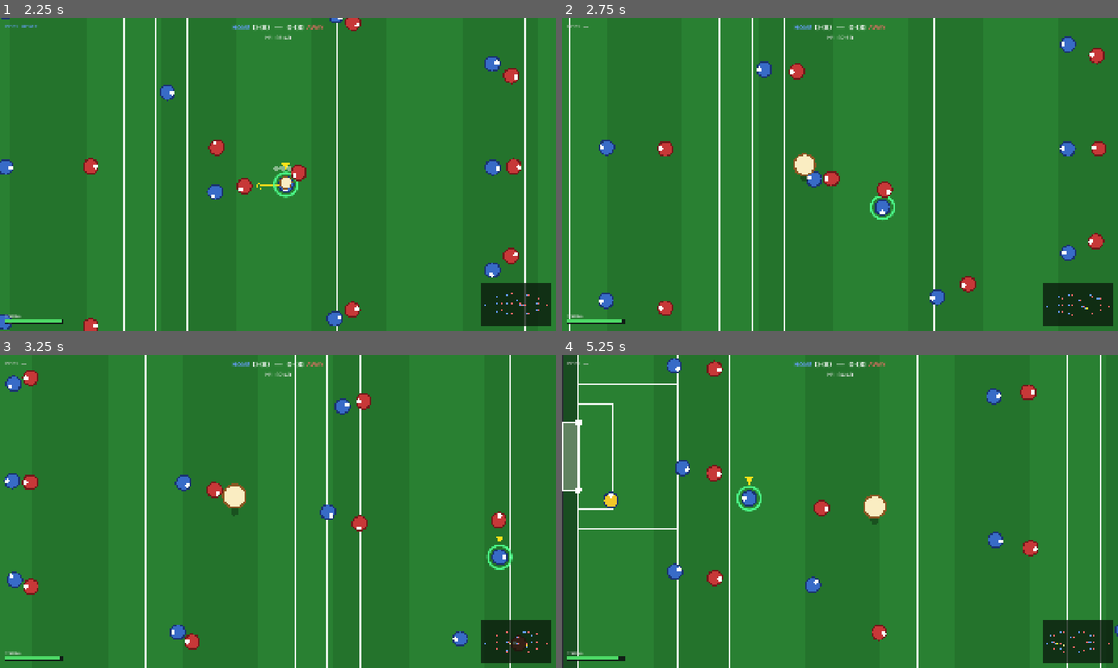
Above: before the commit, frames 1-4 (two rows, left to right).
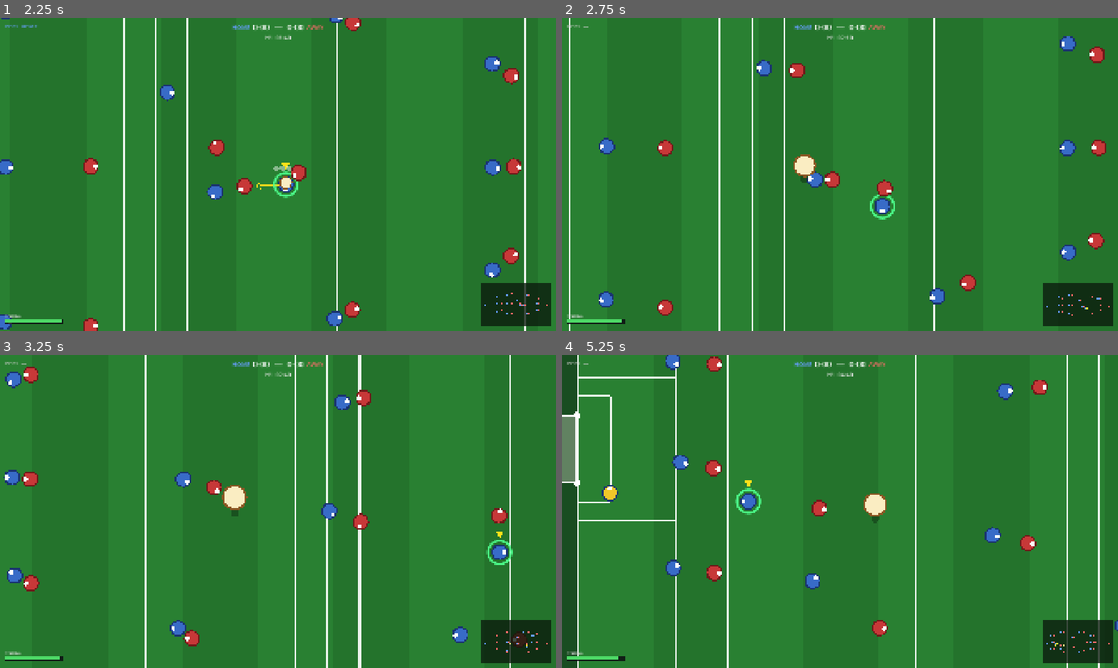
Above: after the commit, the same moments.

Repository: cathalging/gaelic-football
Game: Godot game, scene res://ui/main_menu/main_menu.tscn
Same seed, same stepped clock (60 frames per second), same inputs: the game is played once before the commit and once after it.
Inputs (mouse positions are in pixels of both pictures, inside the frame that each line leads up to):
- Up to frame 1 (2.25 s): click "Quick Play" at 0.5 s; tap Enter at 1.25 s; move the mouse to (400, 158) at 1.27 s; press the mouse at (400, 158) at 1.28 s; hold D (move_right) 1.28-2.03 s; right-click (400, 158) at 1.55 s; move the mouse to (166, 190) at 2.02 s; release the mouse at (166, 190) at 2.03 s; hold S (move_down) from 2.03 s (still down); right-click (166, 190) at 2.1 s
- Up to frame 2 (2.75 s): keep holding S (move_down); click (728, 190) at 2.3 s
- Up to frame 3 (3.25 s): move the mouse to (333, 442) at 2.77 s; release S (move_down) at 2.78 s; hold D (move_right) from 2.78 s (still down); hold Right mouse button (shoot) from 2.78 s (still down); tap V (bounce) at 2.85 s
- Up to frame 4 (5.25 s): move the mouse to (812, 574) at 3.52 s; release D (move_right) at 3.53 s; release Right mouse button (shoot) at 3.53 s; hold W (move_up) 3.53-4.28 s; tap E (jockey) at 3.6 s; click (812, 574) at 3.8 s; move the mouse to (1006, 558) at 4.27 s; press the mouse at (1006, 558) at 4.28 s; hold A (move_left) from 4.28 s (still down); right-click (1006, 558) at 4.55 s; move the mouse to (673, 464) at 5.02 s; release the mouse at (673, 464) at 5.03 s; right-click (673, 464) at 5.1 s

Frame 1 is identical in both runs. In frame 2, 0.8% of the frame differs, in the area x 6-98%, y 5-96%; in frame 3, 2.2%; in frame 4, 5.9%, in the area x 0-100%, y 0-100%.

Commit message:
Group B: player skill expression (shot accuracy, fisted finish, first-time)
Shooting now rewards shot selection and adds two new finishing options.

- Shot accuracy: every shot drifts by a spread that grows with difficulty
  (range + how tightly marked the shooter is), via a per-player seeded RNG
  so it stays deterministic. Long, pressured shots spray wide; picking the
  right moment is the skill. Routed through one _shoot_ball helper shared
  by AI and human shots.
- Fisted finish: a hand pass taken in close and aimed at goal becomes a
  punch at the net that can score a goal (low and keeper-stoppable).
- First-time strike: pressing shoot with no ball but one beside you
  volleys it goalward instead of gathering it first.

Diff:
--- a/scenes/match/ai_player.gd
+++ b/scenes/match/ai_player.gd
@@ -115,6 +115,12 @@
 const SHOOT_DOUBLE_TAP := 0.28  # window to register a 2nd shoot tap (goal attempt)
 const SHOOT_MAX_HOLD   := 1.2   # hold time that maps to full power
 
+# Shooting skill (Group B). A shot drifts more the harder it is — long range and
+# tight marking spray it wide — so picking the right moment to shoot is the skill.
+const MAX_SHOT_SPREAD  := 0.13   # radians of aim error on the hardest shot
+const FIST_RANGE       := 150.0  # within this, a hand pass at goal is a fisted finish
+const FIRST_TIME_RANGE := 62.0   # strike a loose / incoming ball first-time within this
+
 # Visual
 const C_DOT       := Color(1.0, 1.0, 1.0)
 const C_MARKER    := Color(1.0, 0.88, 0.1)   # yellow selection triangle
@@ -229,6 +235,10 @@
 var _attack_dir:  Vector2
 var _c_body:      Color
 var _c_outline:   Color
+
+# Per-player shot RNG, seeded from team+jersey so shot spread is deterministic and
+# reproducible rather than using global randf() (see CLAUDE.md determinism rules).
+var _shot_rng := RandomNumberGenerator.new()
 
 
 func _ready() -> void:
@@ -248,6 +258,7 @@
 		facing       = Vector2.LEFT
 	if is_keeper:
 		_c_body = C_KEEPER_BODY   # clashing kit so the keeper reads at a glance
+	_shot_rng.seed = hash(Vector2i(team, jersey))
 
 
 func _physics_process(delta: float) -> void:
@@ -625,11 +636,31 @@
 	var dir := (aim - global_position).normalized()
 	is_carrying  = false
 	_carry_timer = 0.0
-	ball.shooter = self
 	var power := 0.85
 	if not go_for_goal:
 		power = clampf(global_position.distance_to(_goal_centre) / POINT_RANGE, 0.45, 1.0)
-	ball.release_kick(dir, power, go_for_goal)
+	_shoot_ball(dir, power, go_for_goal)
+
+
+## Release a shot in `dir`, applying an accuracy spread that grows with shot
+## difficulty (range + pressure). Shared by AI and human shots and first-time
+## strikes so accuracy is modelled in exactly one place.
+func _shoot_ball(dir: Vector2, power: float, is_goal: bool) -> void:
+	ball.shooter         = self
+	ball.last_touch_team = team
+	var spread := _shot_spread()
+	var aimed := dir.rotated(_shot_rng.randf_range(-spread, spread))
+	ball.release_kick(aimed.normalized(), power, is_goal)
+
+
+## Aim error (radians) for the current shot: farther from goal and tighter marking
+## both spray it wider, so a good shot is a well-chosen one.
+func _shot_spread() -> float:
+	var dist := global_position.distance_to(_goal_centre)
+	var range_factor := clampf(dist / POINT_RANGE, 0.0, 1.0)
+	var pressure := 1.0 - clampf(_nearest_enemy_distance() / PRESSURE_RADIUS, 0.0, 1.0)
+	var difficulty := clampf(range_factor * 0.7 + pressure * 0.5, 0.0, 1.0)
+	return difficulty * MAX_SHOT_SPREAD
 
 
 ## The opposing goalkeeper, if any — used to place goal shots away from them.
@@ -899,6 +930,11 @@
 	# second press = goal attempt, charging power while held.
 	_process_shoot(delta)
 
+	# First-time strike — pressing shoot with no ball but one right beside you
+	# volleys it goalward rather than gathering it first.
+	if not is_carrying and Input.is_action_just_pressed("shoot"):
+		_try_first_time_shot()
+
 	# SOLO — resets step counter (unlimited)
 	if Input.is_action_just_pressed("solo") and is_carrying:
 		steps_taken = 0.0
@@ -911,6 +947,13 @@
 
 func _human_hand_pass() -> void:
 	is_carrying = false
+	# Fisted finish: a hand pass taken in close and aimed at goal is a punch at the
+	# net — it can score a goal (low and stoppable, like a shot) instead of a pass.
+	var to_goal := _goal_centre - global_position
+	if to_goal.length() < FIST_RANGE and to_goal.length() > 0.01 \
+			and aim_dir.dot(to_goal.normalized()) > 0.6:
+		_shoot_ball(aim_dir, 0.5, true)
+		return
 	ball.release_hand_pass(aim_dir)
 
 
@@ -921,8 +964,23 @@
 
 func _human_shoot(power: float, is_goal: bool) -> void:
 	is_carrying = false
-	ball.shooter = self
-	ball.release_kick(aim_dir, power, is_goal)
+	_shoot_ball(aim_dir, power, is_goal)
+
+
+## First-time strike: press shoot without the ball while a loose or incoming ball
+## is right beside you, and you volley it goalward first time instead of gathering.
+## A quick point attempt — fast, but the spread model makes it a real gamble.
+func _try_first_time_shot() -> void:
+	if is_carrying or ball == null:
+		return
+	if ball.ball_state == Ball.State.CARRIED:
+		return
+	if global_position.distance_to(ball.global_position) > FIRST_TIME_RANGE:
+		return
+	var to_goal := _goal_centre - global_position
+	var dir := aim_dir if aim_dir.length() > 0.01 else to_goal.normalized()
+	ball.carrier = null
+	_shoot_ball(dir, 0.85, false)
 
 
 ## Passing gesture machine (phases): 0 idle, 1 first press held, 2 first tap
